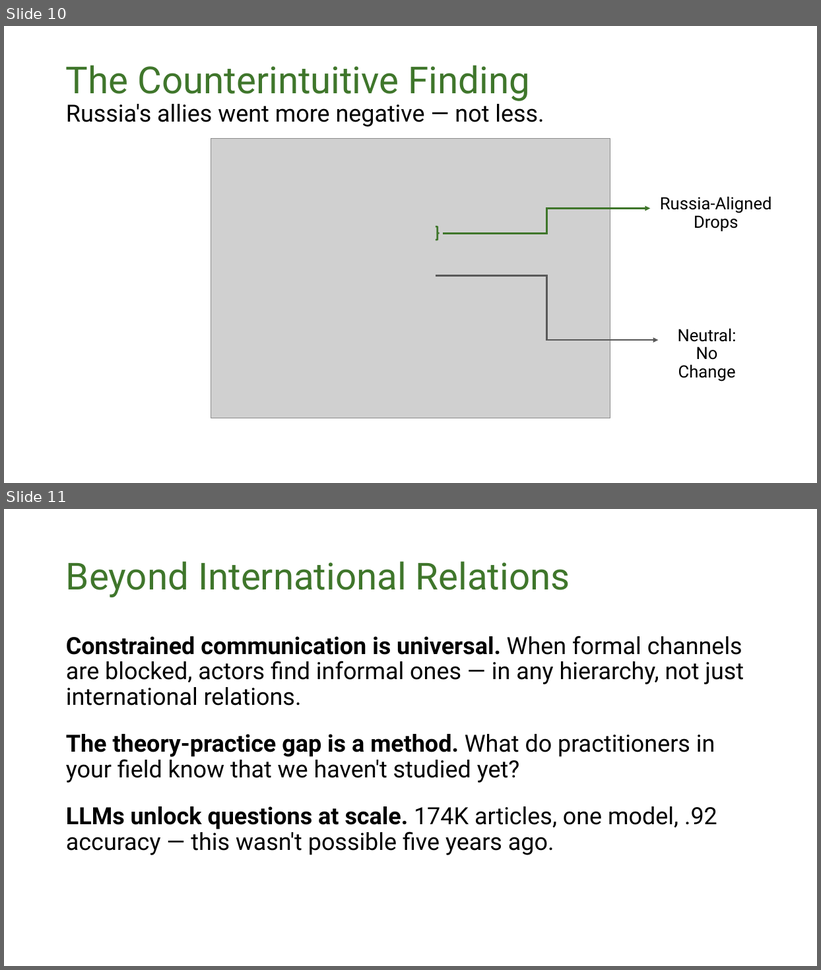
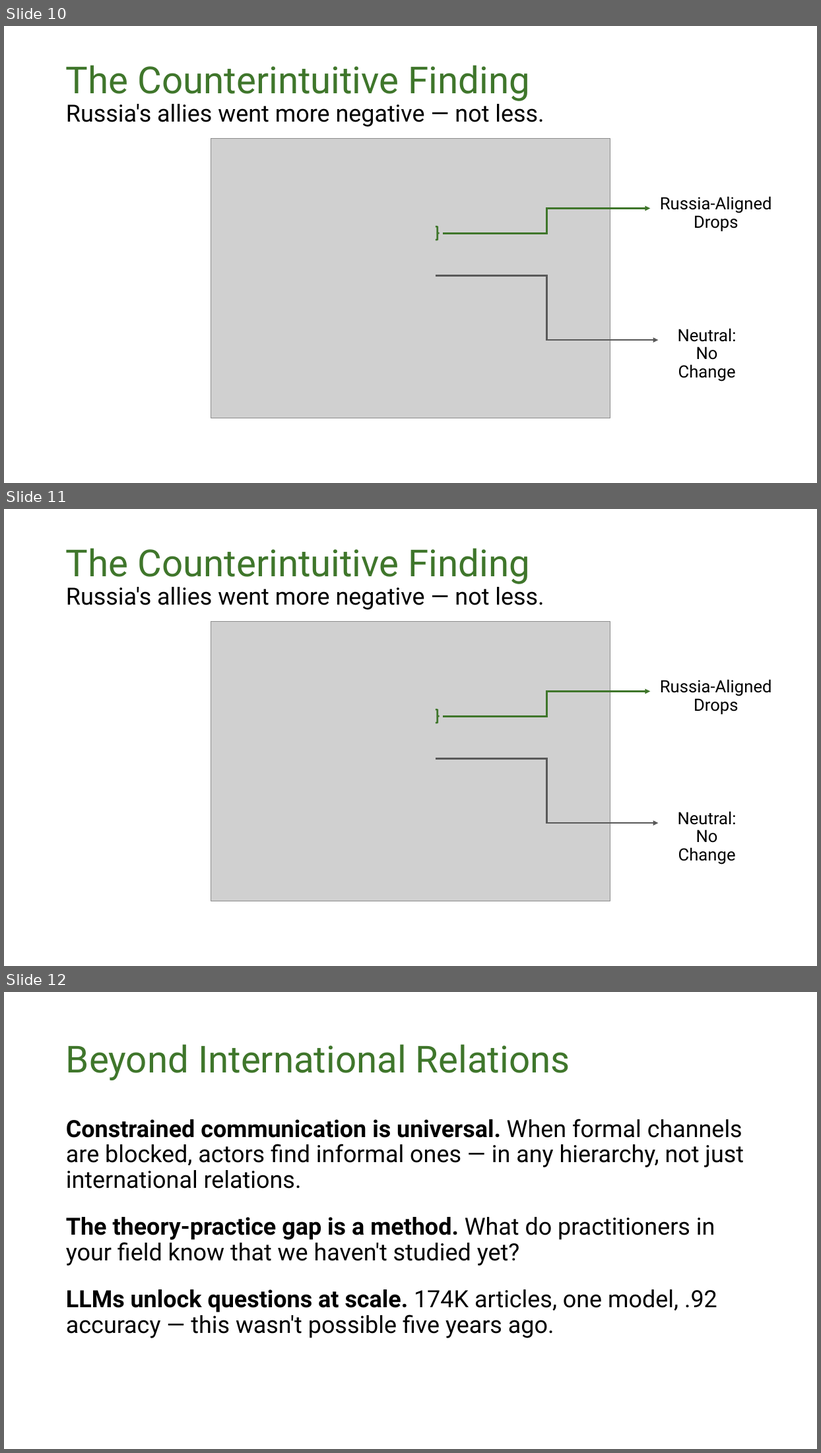
Before and after one commit to dmoratz/russia_sentiment_paper, a slide deck: writing/presentations/moratz_pgt.pptx. Shown one above the other, each under a label of ours: slides 10 and 11 before the commit, slides 10, 11 and 12 after it. The pictures are 821x970 and 821x1453 pixels, drawn with LibreOffice and Linux fonts; fonts in the diff are those of the drawing; grey boxes stand for pictures; background and template pictures are left out. Boxes give left, top, right and bottom in pixels: in the first picture for what was removed or moved away, otherwise in the second. Text is boxed around its words. In the diff, an @@ line names an element or a change of style, - is before the commit and + after.

Commit message:
Updates to Presentation

```diff
--- a/writing/presentations/moratz_pgt.pptx
+++ b/writing/presentations/moratz_pgt.pptx
@@ slide 11 added at [4,509,817,966], background picture (left out) @@
@@ title added at [66,548,544,610], 28 pt, text #000000 @@
+The Counterintuitive Finding
+Russia's allies went more negative — not less.
@@ picture added at [211,621,611,901] @@
@@ text added at [660,679,772,715], 20 pt, text #000000 @@
+Russia-Aligned Drops
@@ elbow arrow added from (443, 716) to (651, 691), #3F762B 2 pt @@
@@ right brace added at [436,710,440,723], outline #3F762B 2 pt @@
@@ elbow arrow added from (436, 759) to (659, 823), #595959 2 pt @@
@@ text added at [678,811,737,865], 20 pt, text #000000 @@
+Neutral: No Change
@@ what was slide 11 is now slide 12 @@
```
Also in this commit, not shown: 1 other file.
